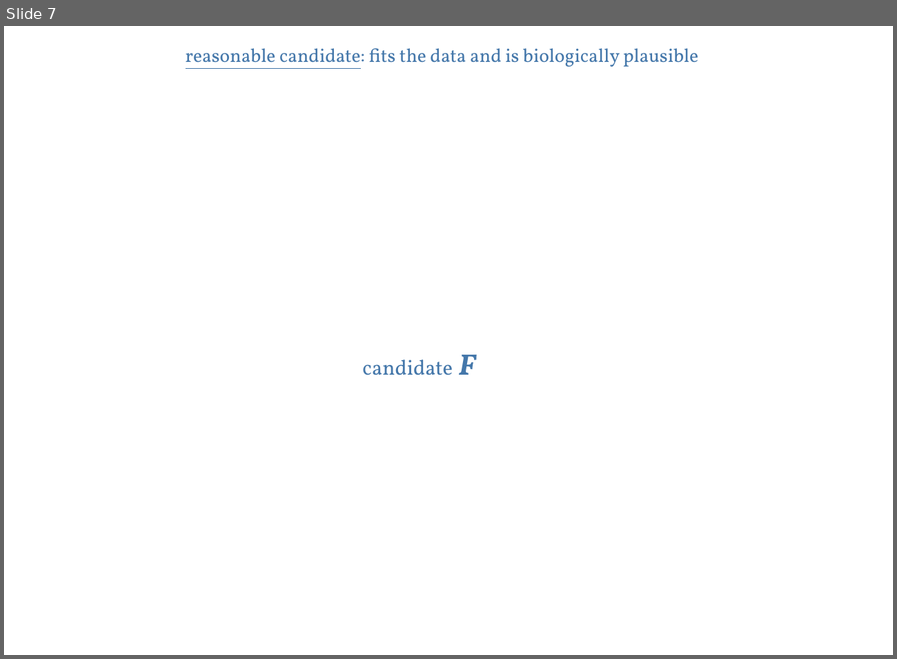
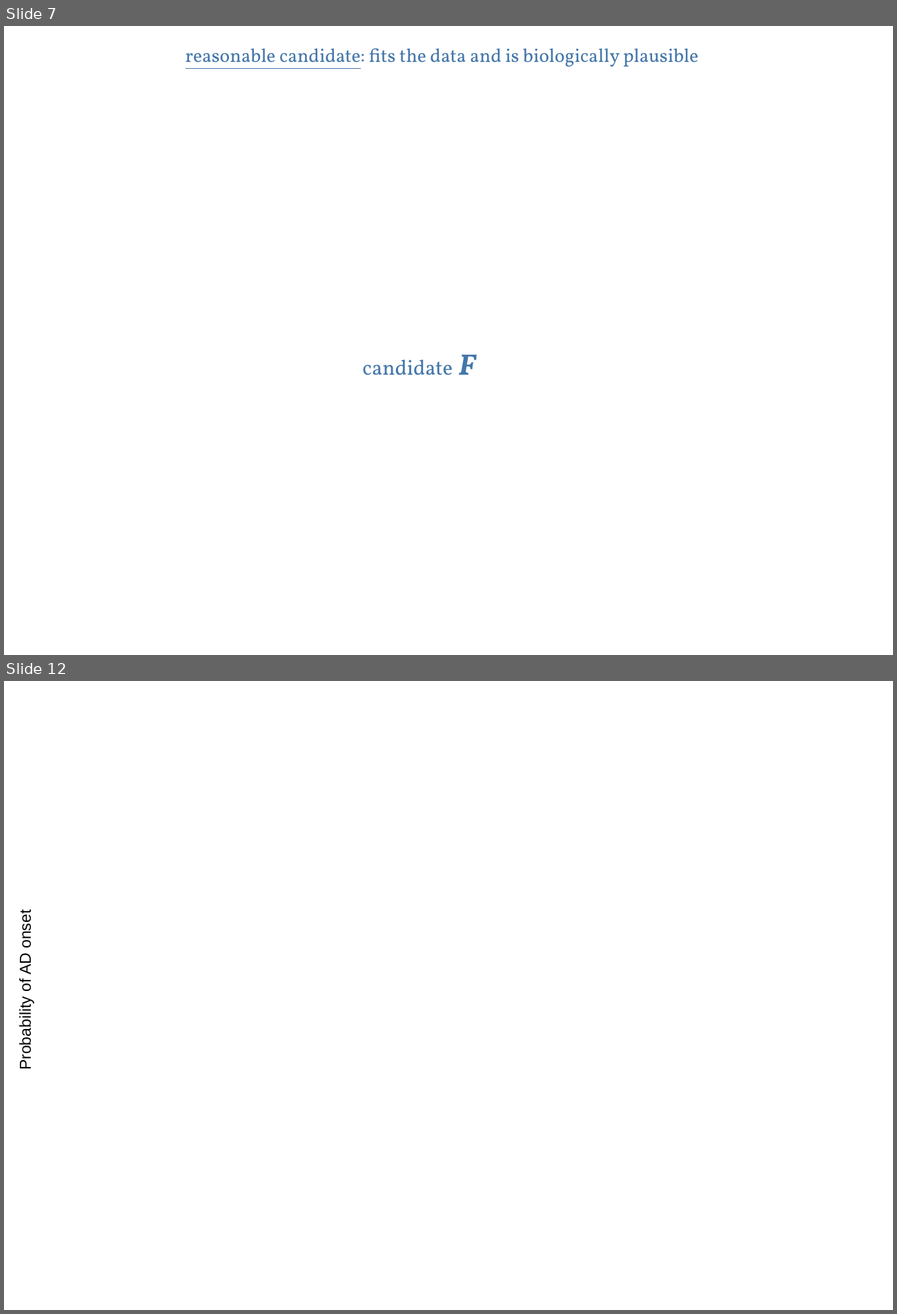
Before and after one commit to pglpm/ADBayes, a slide deck: luca-ADBayes_MMIV_talk/luca-ADBayes_MMIV_talk220113.odp. Shown one above the other, each under a label of ours: slide 7 before the commit, slides 7 and 12 after it; the slides between them are not shown. The pictures are 897x659 and 897x1314 pixels, drawn with LibreOffice and Linux fonts; fonts in the diff are those of the drawing; background and template pictures are left out. Boxes give left, top, right and bottom in pixels: in the first picture for what was removed or moved away, otherwise in the second. Text is boxed around its words. In the diff, an @@ line names an element or a change of style, - is before the commit and + after.

```diff
--- a/luca-ADBayes_MMIV_talk/luca-ADBayes_MMIV_talk220113.odp
+++ b/luca-ADBayes_MMIV_talk/luca-ADBayes_MMIV_talk220113.odp
@@ slide 12 added at (4,681,893,1310), background picture (left out) @@
@@ text added at (16,914,34,1068), 15 pt, text #000000 @@
+Probability of AD onset
```
Also in this commit, not shown: 3 other slides added, 5 other files.
